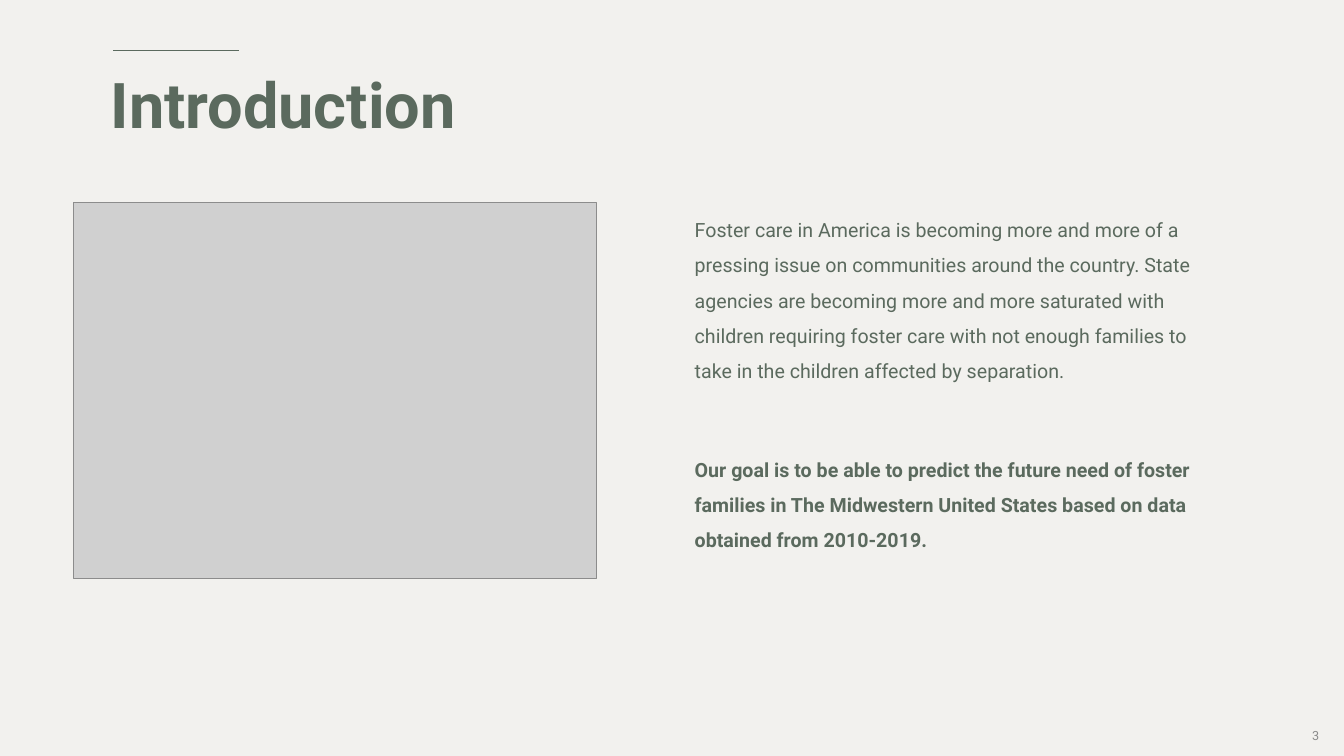
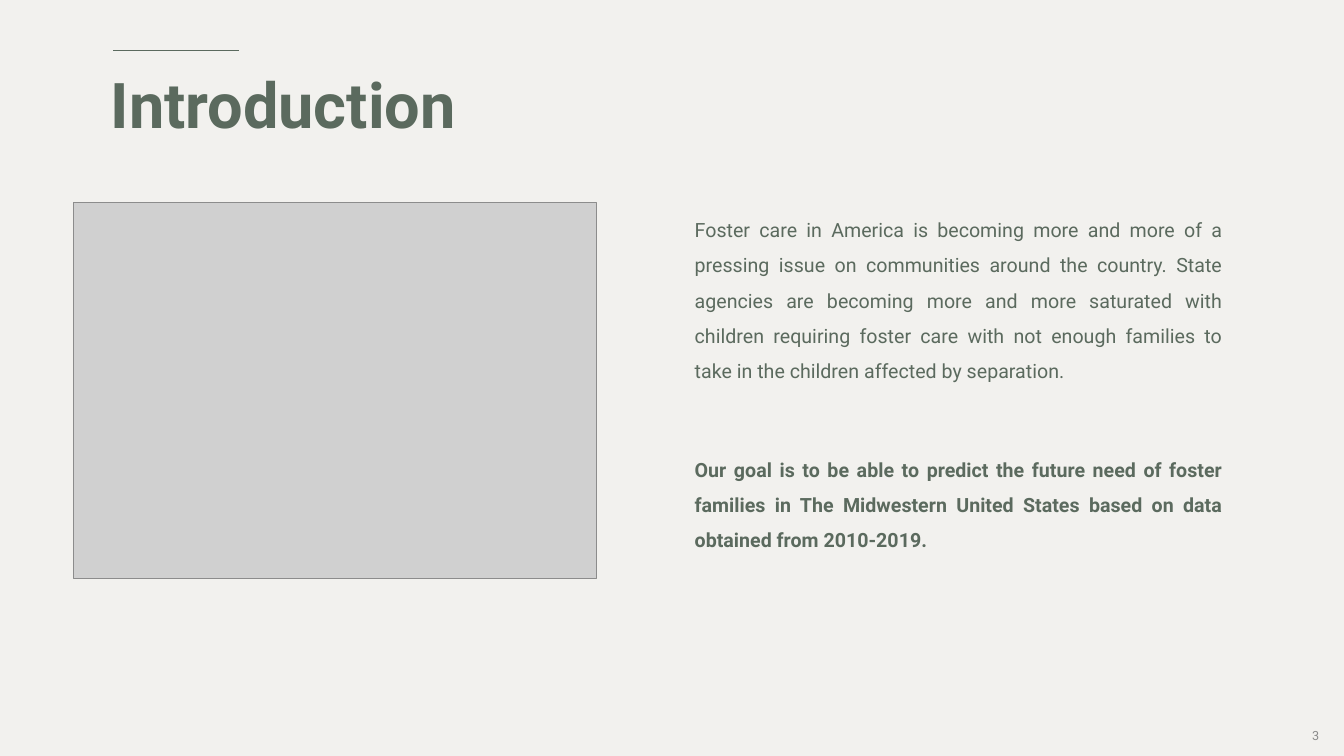
Before and after one commit to gemelodyyu/Trends-in-Foster-Care-and-Adoption, a slide deck: slide 3 of Power Point/Project 3-Trends in Foster Care.pptx. Drawn at 1344x756 pixels with LibreOffice and Linux fonts; fonts in the diff are those of the drawing; grey boxes stand for pictures. Boxes give left, top, right and bottom in pixels: in the first picture for what was removed or moved away, otherwise in the second. Text is boxed around its words. In the diff, an @@ line names an element or a change of style, - is before the commit and + after.

```diff
--- a/Power Point/Project 3-Trends in Foster Care.pptx
+++ b/Power Point/Project 3-Trends in Foster Care.pptx
@@ text "Foster care in America is ..." at box(695, 222, 1222, 547): alignment left to justified @@
```
Also in this commit, not shown: 5 other slides changed, 5 slides added, 4 slides removed.
